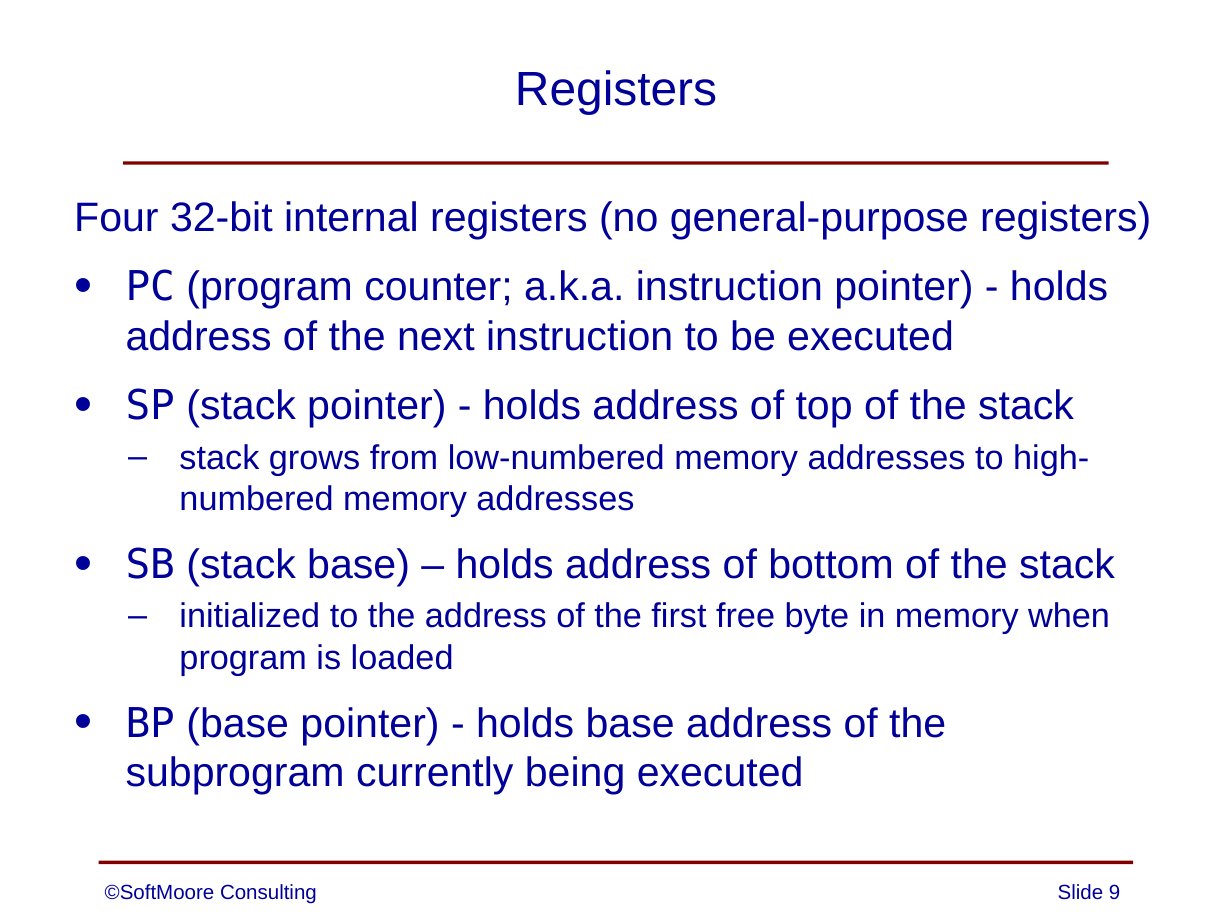
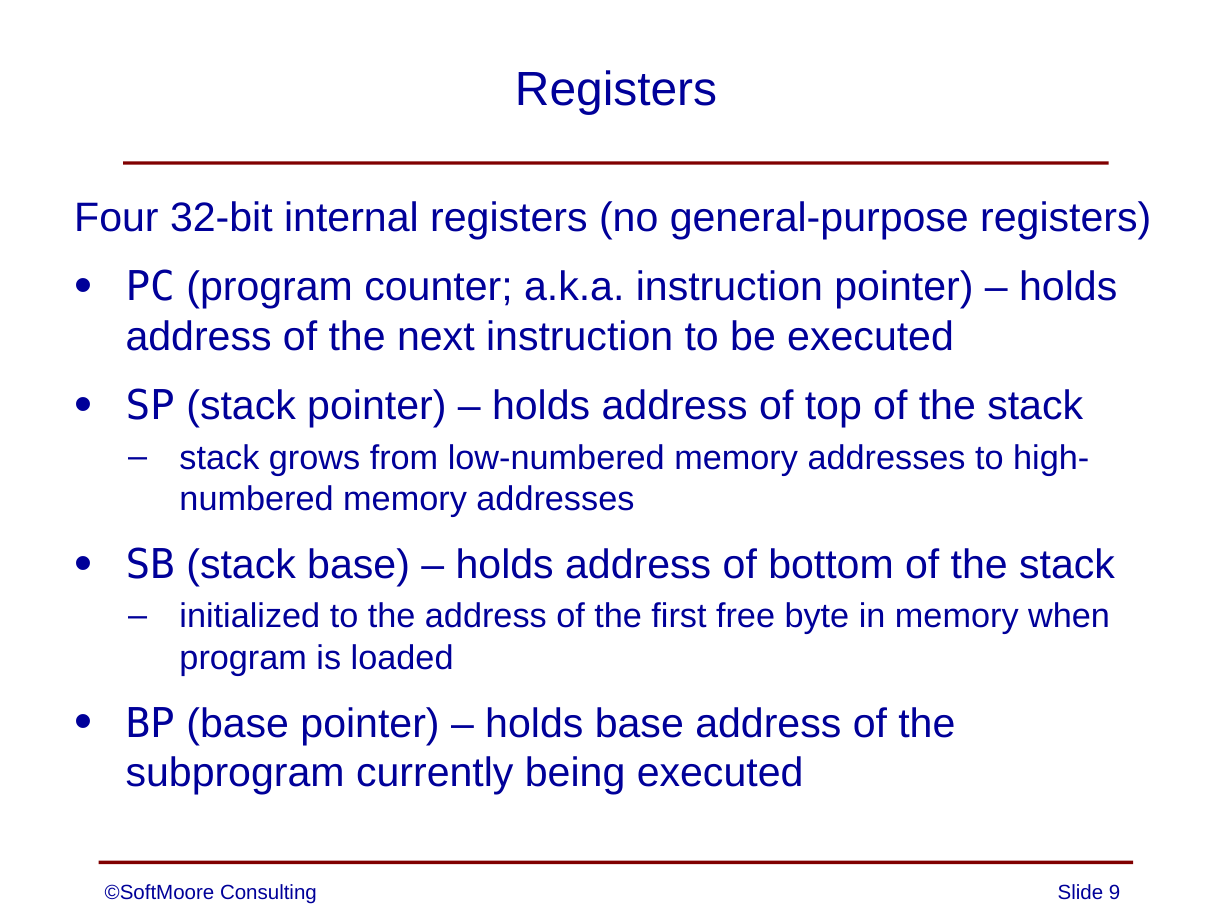
Before and after one commit to SoftMoore/CPRL-Java-4th, a slide deck: slide 9 of PowerPoints/10 - CVM.pptx. Drawn at 1232x924 pixels with LibreOffice and Linux fonts; fonts in the diff are those of the drawing. Boxes give left, top, right and bottom in pixels: in the first picture for what was removed or moved away, otherwise in the second. Text is boxed around its words. In the diff, an @@ line names an element or a change of style, - is before the commit and + after.

```diff
--- a/PowerPoints/10 - CVM.pptx
+++ b/PowerPoints/10 - CVM.pptx
@@ text at <box>126,269,1117,428</box>: text changed @@
-• PC (program counter; a.k.a. instruction pointer) - holds address of the next instruction to be executed
-• SP (stack pointer) - holds address of top of the stack
+• PC (program counter; a.k.a. instruction pointer) – holds address of the next instruction to be executed
+• SP (stack pointer) – holds address of top of the stack
@@ text at <box>126,707,955,795</box>: text changed @@
-• BP (base pointer) - holds base address of the subprogram currently being executed
+• BP (base pointer) – holds base address of the subprogram currently being executed
```
Also in this commit, not shown: 1 other slide changed.
